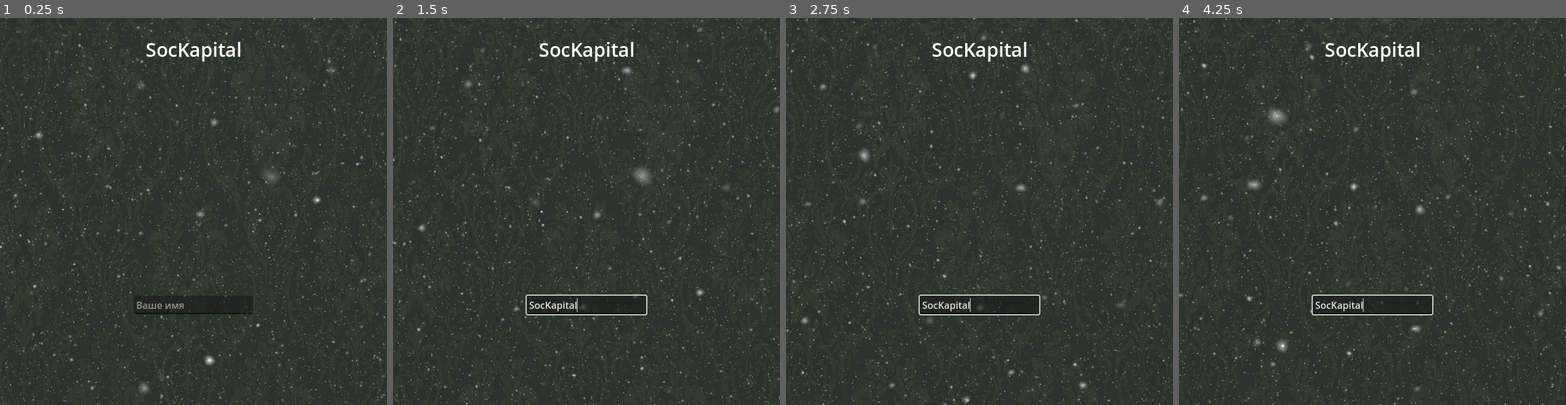
Above: before the commit, frames 1-4 (left to right).
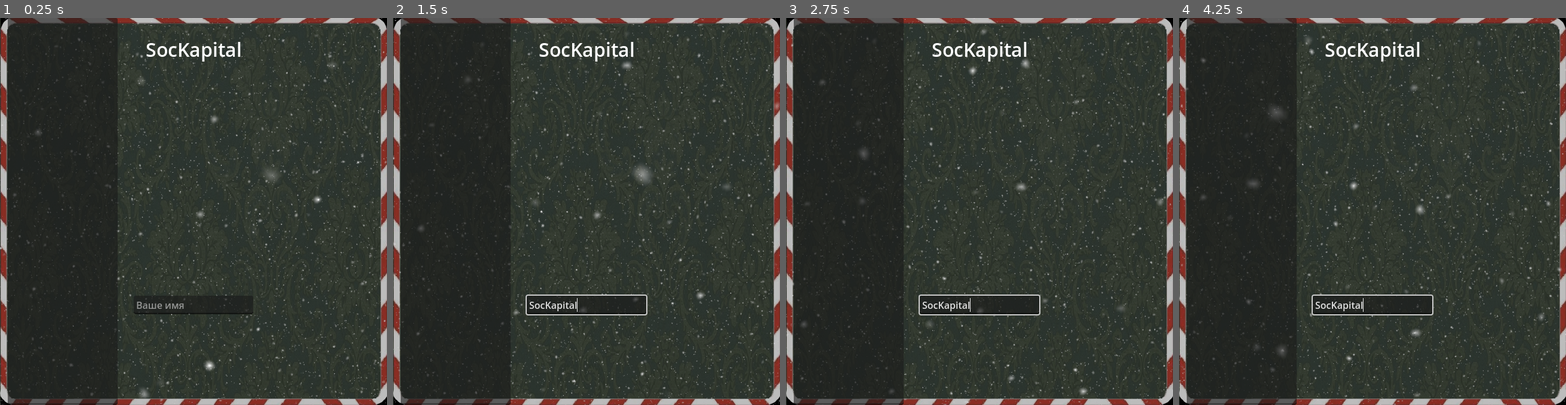
Above: after the commit, the same moments.

Repository: SumZbrod/SocKapitalGD
Game: Godot game, scene res://scene/main.tscn
The game is run twice, just before and just after one commit, with the same random seed, the same clock (stepped at 60 frames per second) and the same inputs.
Inputs (mouse positions are in pixels of both pictures, inside the frame that each line leads up to):
- Up to frame 1 (0.25 s): no input
- Up to frame 2 (1.5 s): click (586, 304) at 0.52 s; type "SocKapital" at 0.6 s
- Up to frame 3 (2.75 s): no input
- Up to frame 4 (4.25 s): no input

The runs differ from the first frame. In frame 1, 12% of the frame differs, in the area x 0-100%, y 0-100%; in frame 2, 12%; in frame 3, 12%; in frame 4, 12%.

Commit message:
РАБОТАЕТ

Diff:
--- a/scene/main.tscn
+++ b/scene/main.tscn
@@ -25,7 +25,7 @@
 grow_horizontal = 2
 grow_vertical = 2
 script = ExtResource("1_itxqv")
-start_player_count = 3
+start_player_count = 4
 
 [node name="UpperBlock" type="VBoxContainer" parent="."]
 z_index = 1
@@ -78,6 +78,7 @@
 
 [node name="MessageLabel" type="Label" parent="VBox"]
 layout_mode = 2
+theme_override_font_sizes/font_size = 32
 
 [node name="InputField" type="LineEdit" parent="VBox"]
 custom_minimum_size = Vector2(200, 0)
@@ -130,8 +131,8 @@
 [node name="MyResult" type="Label" parent="Account"]
 layout_mode = 2
 
-[node name="NextRoundTimer" type="Timer" parent="."]
-wait_time = 0.1
+[node name="StateTimer" type="Timer" parent="."]
+wait_time = 2.0
 one_shot = true
 
 [node name="Wallpaper" type="NinePatchRect" parent="."]
@@ -144,7 +145,26 @@
 grow_horizontal = 2
 grow_vertical = 2
 texture = ExtResource("4_brvut")
+patch_margin_left = 15
+patch_margin_top = 15
+patch_margin_right = 15
+patch_margin_bottom = 15
+
+[node name="Panel" type="Panel" parent="."]
+layout_mode = 1
+anchors_preset = -1
+anchor_bottom = 1.0
+grow_vertical = 2
+
+[node name="HistoryLog" type="TextEdit" parent="."]
+layout_mode = 1
+anchors_preset = -1
+anchor_left = 0.02
+anchor_right = 0.304
+anchor_bottom = 1.0
+grow_horizontal = 2
+grow_vertical = 2
 
 [connection signal="value_changed" from="VBox/HSlider" to="." method="_on_h_slider_value_changed"]
 [connection signal="pressed" from="VBox/NextButton" to="." method="_on_next_button_pressed"]
-[connection signal="timeout" from="NextRoundTimer" to="." method="_on_next_round_timer_timeout"]
+[connection signal="timeout" from="StateTimer" to="." method="_on_state_timer_timeout"]
--- a/scene/player.tscn
+++ b/scene/player.tscn
@@ -7,7 +7,6 @@
 [node name="CheckButton" type="CheckButton"]
 offset_right = 128.0
 offset_bottom = 31.0
-disabled = true
 text = "Выбрать"
 script = ExtResource("1_hjaqi")
 
--- a/script/main.gd
+++ b/script/main.gd
@@ -11,10 +11,13 @@
 @onready var my_score: Label = $Account/MyScore
 @onready var my_result: Label = $Account/MyResult
 @onready var account: VBoxContainer = $Account
+@onready var history_log: TextEdit = $HistoryLog
 
 @onready var label_state: Label = $UpperBlock/LabelState
 @onready var voting_container: VotingContainerClass = $UpperBlock/VotingContainer
-@onready var next_round_timer: Timer = $NextRoundTimer
+@onready var state_timer: Timer = $StateTimer
+var new_state
+var game_history := ''
 
 enum {
 	JOIN,
@@ -28,7 +31,7 @@
 const PORT: int = 8080
 var SERVER_URL: String = "ws://127.0.0.1:" + str(PORT)
 
-var players_data: Dictionary = {}  # {player_id: {'name':str, 'request_result':int, 'alive': bool 'ready': bool, 'balance': int, 'request': int, 'vote': {player_id: int}}}
+var players_data: Dictionary = {}  # {player_id: {'place': int, 'name':str, 'request_result':int, 'alive': bool 'ready': bool, 'balance': int, 'request': int, 'vote': {player_id: int}}}
 var offline_players := {};
 var game_data: Dictionary = {'init_budget': 0, 'voting': {}, 'vote_winner': {}}
 var max_time := 1.
@@ -37,6 +40,12 @@
 var ava_id_step:int = [1, 2, 4, 5, 7, 8].pick_random()
 
 func _ready() -> void:
+	var args = OS.get_cmdline_args()
+	for arg in args:
+		arg = arg as String
+		if arg.begins_with("-p="):
+			var value = arg.split("=")[1]
+			start_player_count = value.to_int()
 	voting_container.change_decition.connect(_on_change_voting)
 	input_field.text_submitted.connect(_on_text_submitted)
 	state = JOIN
@@ -80,8 +89,9 @@
 		message_label.text = "Игра уже началась"
 
 func _on_player_disconnected(id: int) -> void:
-	offline_players[players_data['peer_addres']] = players_data['peer_addres']
-	players_data.erase(id)
+	if id in players_data:
+		offline_players[players_data[id]['peer_addres']] = players_data[id]
+		players_data.erase(id)
 	print("Отключился ID " + str(id))
 
 func _on_connected_to_server() -> void:
@@ -108,7 +118,7 @@
 		return
 	var ava_id = (ava_id_shift + ava_id_step*players_data.size()) % 9
 	var peer_addres = multiplayer.multiplayer_peer.get_peer_address(id)
-	players_data[id] = {'peer_addres': peer_addres, 'alive': true, 'ready': false, 'name': id, 'ava_id': ava_id, 'balance': 0, 'request': 0, 'request_result':0, 'vote': {}}
+	players_data[id] = {'peer_addres': peer_addres, 'alive': true, 'ready': false, 'name': id, 'ava_id': ava_id, 'balance': 0, 'request': 0, 'request_result':0, 'vote': {}, 'place': 0}
 
 func get_player_screen_data() -> Dictionary:
 	var res = {
@@ -198,7 +208,7 @@
 
 	# Проверка готовности к игре
 	if check_all_alive_ready() and players_data.size() == start_player_count:
-		next_round_timer.start()
+		_server_set_state_aside(REQUESTING)
 
 func _client_update_submit_screen_on_join(player_data: Dictionary):
 	input_field.editable = false
@@ -251,6 +261,11 @@
 				voting_container.add_new_members(update_date[key])
 			"voting_vars":
 				voting_container.show_voting(update_date[key])
+			"clear_selaction":
+				voting_container.clear_selaction()
+			"history_log":
+				history_log.visible = true
+				history_log.text = update_date[key]
 			_:
 				push_warning("[change_screen_data] Uknown key: %s" % key)
 
@@ -309,7 +324,11 @@
 		if players_data[pid]['alive']:
 			_client_change_screen_data.rpc_id(pid, update_date)
 
-func _server_change_state(new_state):
+func _server_update_all_client_screen_data(update_date: Dictionary) -> void:
+	for pid in players_data:
+		_client_change_screen_data.rpc_id(pid, update_date)
+
+func _server_change_state():
 	send_dead_log()
 	state = new_state
 	var alive_count = get_alive_count()
@@ -326,12 +345,13 @@
 			_server_set_voting_state()
 		ELIMINATING:
 			_server_set_eliminating_state()
+		GAMEEND:
+			_server_set_gameend_state()
 		_:
 			push_warning("[_server_change_state] Uknown state: %s" % state)
 	_server_update_alive_players_state()
 
 func _server_update_alive_players_state():
-	print("[_client_update_player_state], state: %d" % state)
 	for pid in players_data:
 		if players_data[pid]['alive']:
 			_client_update_player_state.rpc_id(pid, state)
@@ -376,7 +396,7 @@
 
 	if check_all_alive_ready():
 		calc_request_result()
-		next_round_timer.start()
+		_server_set_state_aside(VOTING)
 
 func _client_update_submit_screen_on_requesting(player_data):
 	var update_data = {
@@ -400,7 +420,7 @@
 	var init_budget = game_data['init_budget']
 	var sum_request := 0
 	var power_sum_request := 0.
-	var inequality_degree := .5 + 3*randf()
+	var inequality_degree := .5 + 2*randf()
 	for pid in players_data:
 		sum_request += players_data[pid]['request']
 		power_sum_request += players_data[pid]['request'] ** inequality_degree
@@ -420,13 +440,15 @@
 			if max_minus > players_data[pid]['request_result']:
 				max_minus = players_data[pid]['request_result']
 		max_minus = 1 + abs(max_minus)
-		print("субсидия равна: %d" % max_minus)
+		game_history += "субсидия равна: %d\n" % max_minus
+
 		for pid in players_data:
 			players_data[pid]['balance'] += max_minus
 
 func _server_set_voting_state():
 	for pid in players_data:
-		print("[_server_set_voting_state] pid ", pid)
+		if !players_data[pid]['alive']:
+			continue
 		var voting_vars = []
 		for sub_pid in players_data:
 			if sub_pid != pid and players_data[sub_pid]['alive']:
@@ -452,7 +474,7 @@
 	var vote_pid = player_data['vote_pid']
 	var vote_value = player_data["h_slider_value"]
 	if vote_pid > 0 and vote_value > 0:
-		players_data[pid]['vote'] = {player_data['vote_pid']: vote_value}
+		players_data[pid]['vote'] = {players_data[vote_pid]['name']: vote_value}
 		players_data[pid]['balance'] -= vote_value
 		if vote_pid in game_data["voting"]:
 			game_data["voting"][vote_pid] += vote_value
@@ -462,7 +484,8 @@
 		players_data[pid]['vote'] = {}
 	players_data[pid]['ready'] = true
 	if check_all_alive_ready():
-		_server_change_state(ELIMINATING)
+		calc_voting_result()
+		_server_set_state_aside(ELIMINATING)
 
 func _client_update_submit_screen_on_voting(player_data):
 	var update_data = {
@@ -491,7 +514,7 @@
 	if max_pid <= 0:
 		var max_balance := 0
 		for pid in players_data:
-			if players_data[pid]['balance'] > max_balance:
+			if players_data[pid]['alive'] and players_data[pid]['balance'] > max_balance:
 				max_balance = players_data[pid]['balance']
 				max_pid = pid
 	game_data['vote_winner'] = {
@@ -506,11 +529,13 @@
 			'label_state':  "Игру покидает: %s" % game_data['vote_winner']['name'],
 			'message_label': "У %s было на счету %d" % [game_data['vote_winner']['name'], game_data['vote_winner']['balance']],
 			'voting_vars': [vote_pid],
+			'clear_selaction': true,
 		}
-		_server_update_alive_client_screen_data(update_data)
+		_server_update_all_client_screen_data(update_data)
 		players_data[vote_pid]['alive'] = false
+		players_data[vote_pid]['place'] = get_alive_count()
 		_client_make_gameover.rpc_id(vote_pid)
-		next_round_timer.start()
+		_server_set_state_aside(REQUESTING)
 	else:
 		push_warning("vote winner didn't calc")
 		calc_voting_result()
@@ -527,20 +552,55 @@
 	voting_container.visible = true
 
 func send_dead_log():
-	var log_message := ''
+	var log_message := '~~~~~~~~~~~~~~~~{0}~~~~~~~~~~~~~~~\n'.format([get_alive_count()])
+	var alive_acc = []
 	for pid in players_data:
 		if players_data[pid]['alive']:
+			alive_acc.append(pid)
 			var pid_data = players_data[pid]
 			if state == REQUESTING:
-				log_message += "{0} запросил {1} получил {2}\n".format([pid_data['name'], pid_data['request'], pid_data['request_result']])
+				log_message += "{0} запросил {1} получил {2} баланс равен {3}\n".format([pid_data['name'], int(pid_data['request']), int(pid_data['request_result']), int(pid_data['balance'])])
 			if state == VOTING:
 				log_message += "{0} проголосовал {1}\n".format([pid_data['name'], str(pid_data['vote'])])
+	game_history += log_message
+	var update_date = {
+		'history_log': game_history,
+		"voting_vars": alive_acc,
+	}
 	for pid in players_data:
 		if !players_data[pid]['alive']:
-			_client_change_screen_data.rpc_id(pid, {"message_label": log_message})
-
-func _on_next_round_timer_timeout() -> void:
-	if state != REQUESTING:
-		_server_change_state(REQUESTING)
+			_client_change_screen_data.rpc_id(pid, update_date)
+
+func _server_set_state_aside(state_):
+	if state_ != state:
+		new_state = state_
+		state_timer.start()
 	else:
-		_server_change_state(VOTING)
+		push_warning("State уже имеет занчение: %d" % state)
+
+func _on_state_timer_timeout() -> void:
+	_server_change_state()
+
+func _server_set_gameend_state() -> void:
+	var win_pid: int
+	var pid_places = []
+	pid_places.resize(start_player_count+1)
+	for pid in players_data:
+		pid_places[players_data[pid]['place']] = pid
+		if players_data[pid]['alive']:
+			win_pid = pid
+	var last_message = ''
+	var i := 0
+	for pid in pid_places:
+		if pid:
+			if pid > 0 and pid in players_data:
+				last_message += "#%d: %s\n" % [i+1, players_data[pid]['name']]
+		i += 1
+	var update_data = {
+		'label_state':  "Игра закончена",
+		'message_label': last_message,
+		'voting_vars': [win_pid],
+		'clear_selaction': true,
+		'history_log': game_history,
+	}
+	_server_update_all_client_screen_data(update_data)
--- a/script/voting_container.gd
+++ b/script/voting_container.gd
@@ -3,11 +3,11 @@
 const player_account = preload("res://scene/player.tscn")
 var acc_chooses = []
 signal change_decition(pid:int)
-
+#
 #func _ready() -> void:
 	#__test()
 	#return
-	#
+
 func __test():
 	var new_accs = [
 		{"pid": 1, "name": "a", "ava_id": 1},
@@ -58,3 +58,9 @@
 		else:
 			acc.disabled = true
 			acc.visible = false
+
+func clear_selaction():
+	var i := 0
+	for acc in get_children():
+		acc_chooses[i] = false
+		acc.button_pressed = false
--- a/shader/shaking.gdshader
+++ b/shader/shaking.gdshader
@@ -4,7 +4,7 @@
 void vertex() {
 	world_pos_xy = (MODEL_MATRIX * vec4(VERTEX, 0.0, 1.0)).xy;
 	vec2 local_pos = VERTEX;
-    local_pos.y += sin(TIME + world_pos_xy.x) * 5.;
+    local_pos.y += sin(TIME + world_pos_xy.x-local_pos.x*.75) * 5.;
     VERTEX = local_pos;
 }
 
Binary file changed: assets/img/wallpaper.webp
Not shown, changed: export_presets.cfg
Not shown, changed: assets/img/wallpaper.webp~
Not shown, changed: build/linux_server.pck
Not shown, changed: web/index.html
Not shown, changed: web/index.pck
